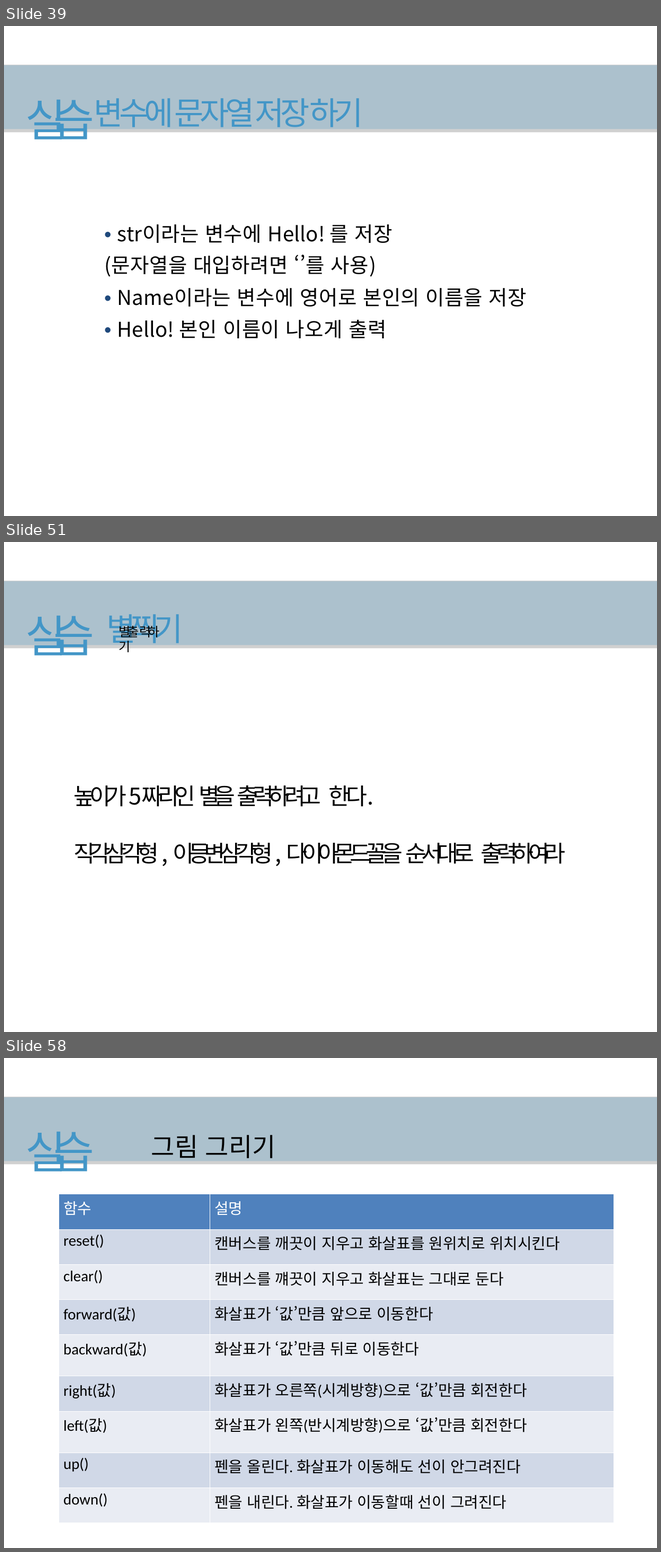
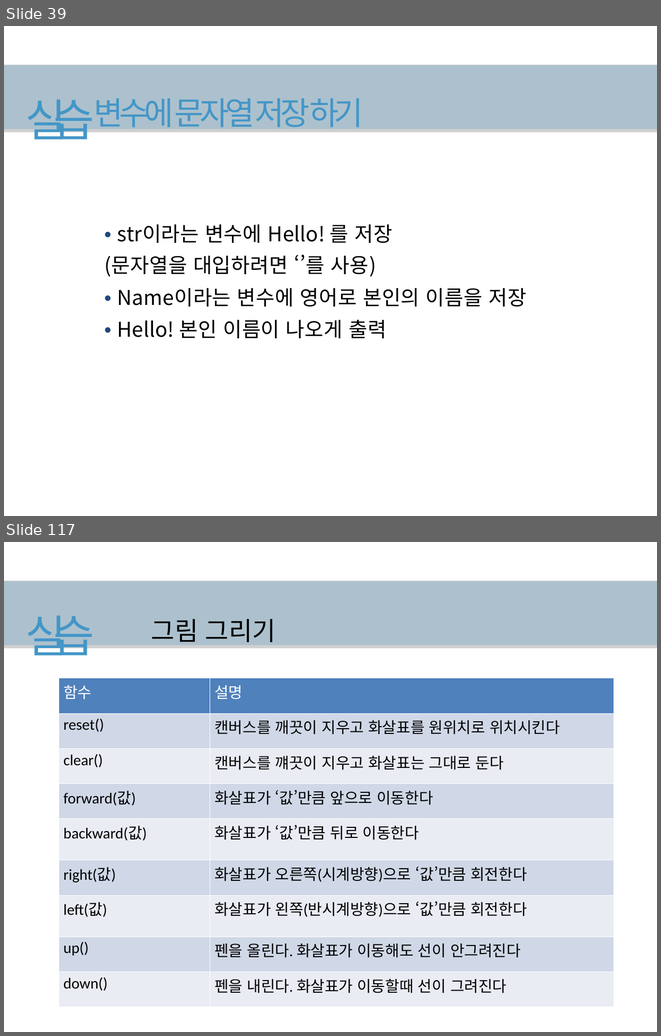
Before and after one commit to hanyang-software-volunteerer/2017-09-software-volunteerer, a slide deck: ppt-for-edit/2017소프트웨어봉사단_0404 (1).pptx. Shown one above the other, each under a label of ours: slides 39, 51 and 58 before the commit, slides 39 and 117 after it; the slides between them are not shown. The pictures are 661x1552 and 661x1036 pixels, drawn with LibreOffice and Linux fonts; fonts in the diff are those of the drawing; grey boxes stand for pictures. Boxes give left, top, right and bottom in pixels: in the first picture for what was removed or moved away, otherwise in the second. Text is boxed around its words. In the diff, an @@ line names an element or a change of style, - is before the commit and + after.

Commit message:
Add files via upload
마지막 실습 수정 및 필요 코드

```diff
--- a/ppt-for-edit/2017소프트웨어봉사단_0404 (1).pptx
+++ b/ppt-for-edit/2017소프트웨어봉사단_0404 (1).pptx
@@ slide 51 removed at [4, 542, 657, 1032], background #FFFFFF @@
@@ picture removed at [4, 581, 657, 648] @@
@@ freeform shape removed at [4, 582, 657, 645] @@
@@ title removed at [26, 616, 131, 663] @@
-실습 별찍기
@@ text removed at [107, 614, 183, 649] @@
-별출력하기
@@ text removed at [73, 785, 566, 864] @@
-높이가 5짜리인 별을 출력하려고 한다.
-직각삼각형 , 이등변삼각형 , 다이아몬드꼴을 순서대로 출력하여라
@@ what was slide 58 is now slide 117 @@
```
Also in this commit, not shown: 50 slides changed, 2 slides added, 4 other slides removed, 2 other files.
